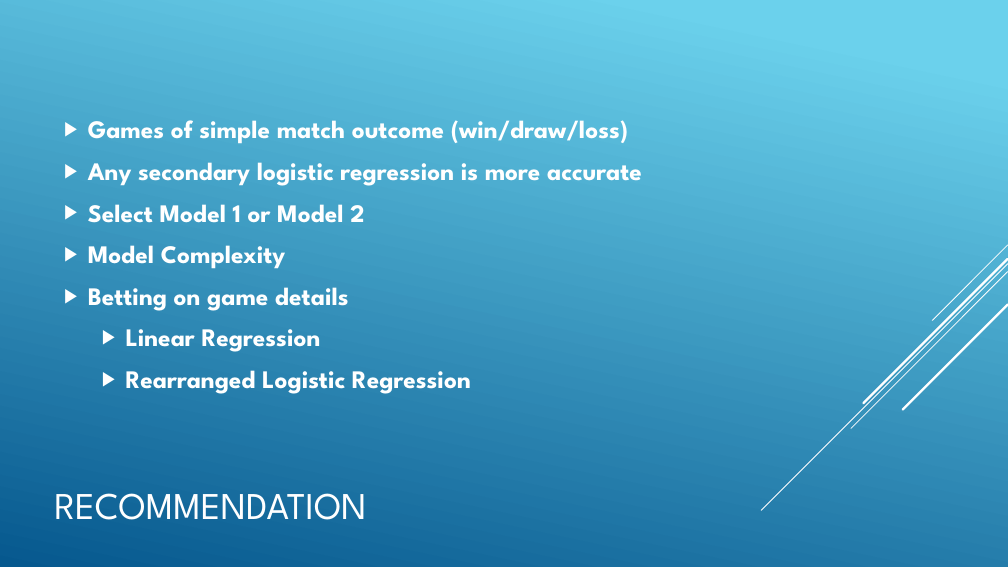
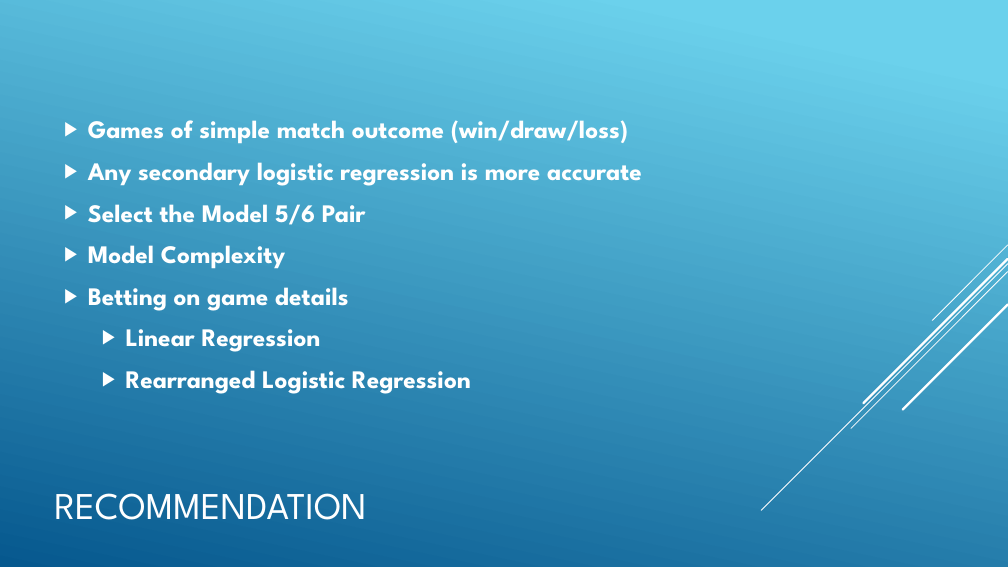
Before and after one commit to flippinuke/ProjectSoccer, a slide deck: slide 18 of SoccerSlideDeck.pptx (slide 16 before the commit). Drawn at 1008x567 pixels with LibreOffice and Linux fonts; fonts in the diff are those of the drawing. Boxes give left, top, right and bottom in pixels: in the first picture for what was removed or moved away, otherwise in the second. Text is boxed around its words. In the diff, an @@ line names an element or a change of style, - is before the commit and + after.

```diff
--- a/SoccerSlideDeck.pptx
+++ b/SoccerSlideDeck.pptx
@@ text at [88, 204, 366, 225]: text changed @@
-▶ Select Model 1 or Model 2
+▶ Select the Model 5/6 Pair
```
Also in this commit, not shown: 6 other slides changed, 3 slides added, 1 slide removed, 3 other files.
